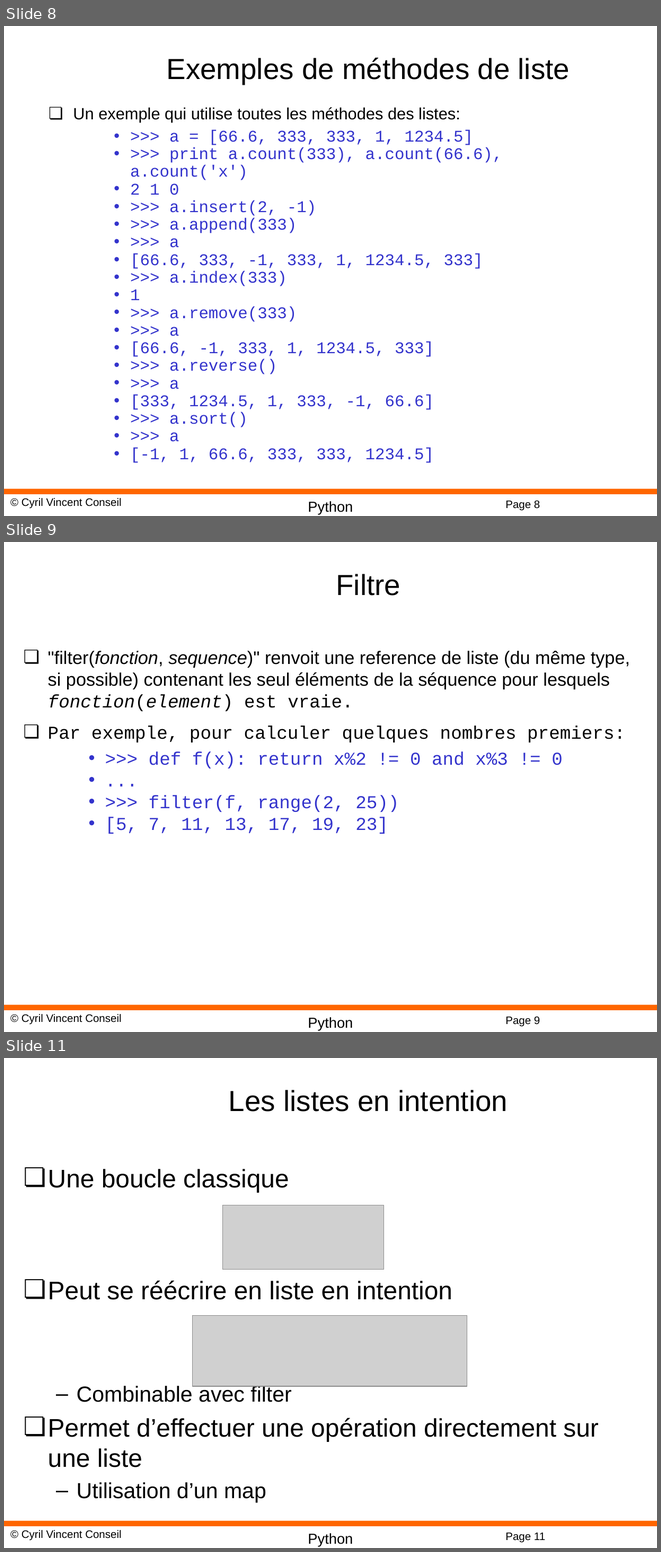
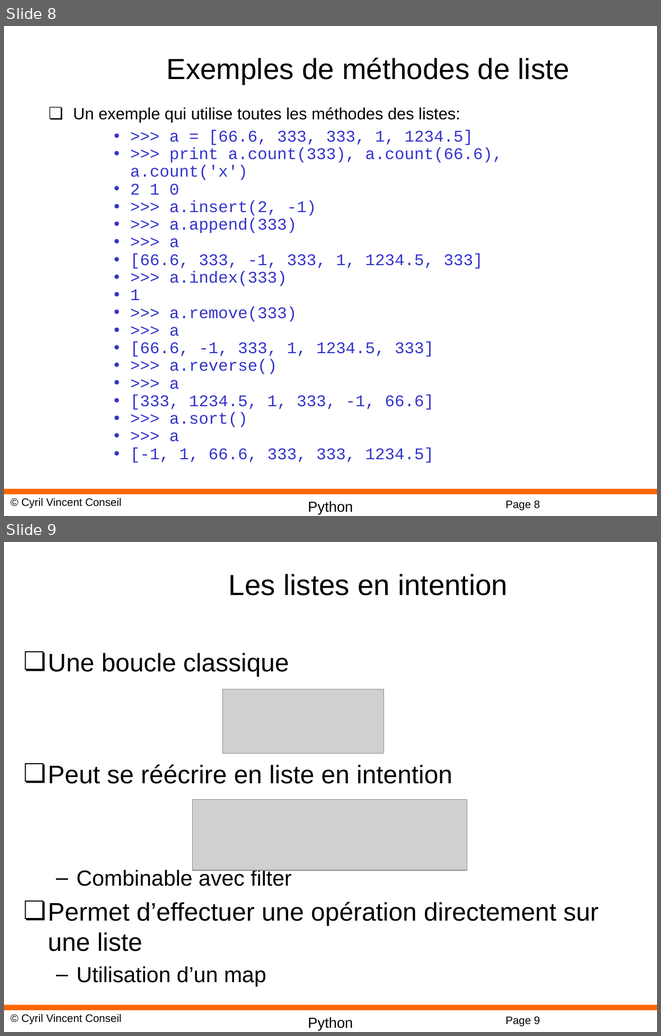
Before and after one commit to cyrilvincent/python, a slide deck: ppt/Python07-ComplexTypes.pptx. Shown one above the other, each under a label of ours: slides 8, 9 and 11 before the commit, slides 8 and 9 after it; the slides between them are not shown. The pictures are 661x1552 and 661x1036 pixels, drawn with LibreOffice and Linux fonts; fonts in the diff are those of the drawing; grey boxes stand for pictures; background and template pictures are left out. Boxes give left, top, right and bottom in pixels: in the first picture for what was removed or moved away, otherwise in the second. Text is boxed around its words. In the diff, an @@ line names an element or a change of style, - is before the commit and + after.

```diff
--- a/ppt/Python07-ComplexTypes.pptx
+++ b/ppt/Python07-ComplexTypes.pptx
@@ slide 9 removed at [4, 542, 657, 1032], background #FFFFFF; not listed: 4 template elements that a slide beside it also shows @@
@@ title removed at [336, 574, 401, 596] @@
-Filtre
@@ text removed at [48, 651, 630, 834] @@
-❏ "filter(fonction, sequence)" renvoit une reference de liste (du même type, si possible) contenant les seul éléments de la séquence pour lesquels fonction(element) est vraie.
-❏ Par exemple, pour calculer quelques nombres premiers:
-    • >>> def f(x): return x%2 != 0 and x%3 != 0
-    • ...
-    • >>> filter(f, range(2, 25))
-    • [5, 7, 11, 13, 17, 19, 23]
@@ what was slide 11 is now slide 9 @@
@@ page number at [505, 1016, 540, 1026]: text changed @@
-Page 11
+Page 9
```
Also in this commit, not shown: 1 other slide removed, 2 other files.
